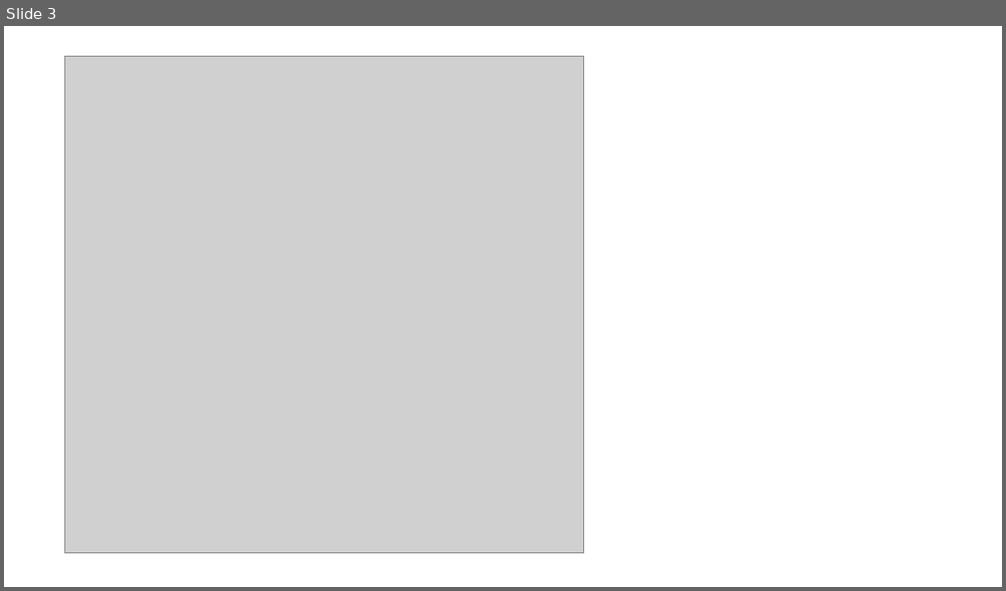
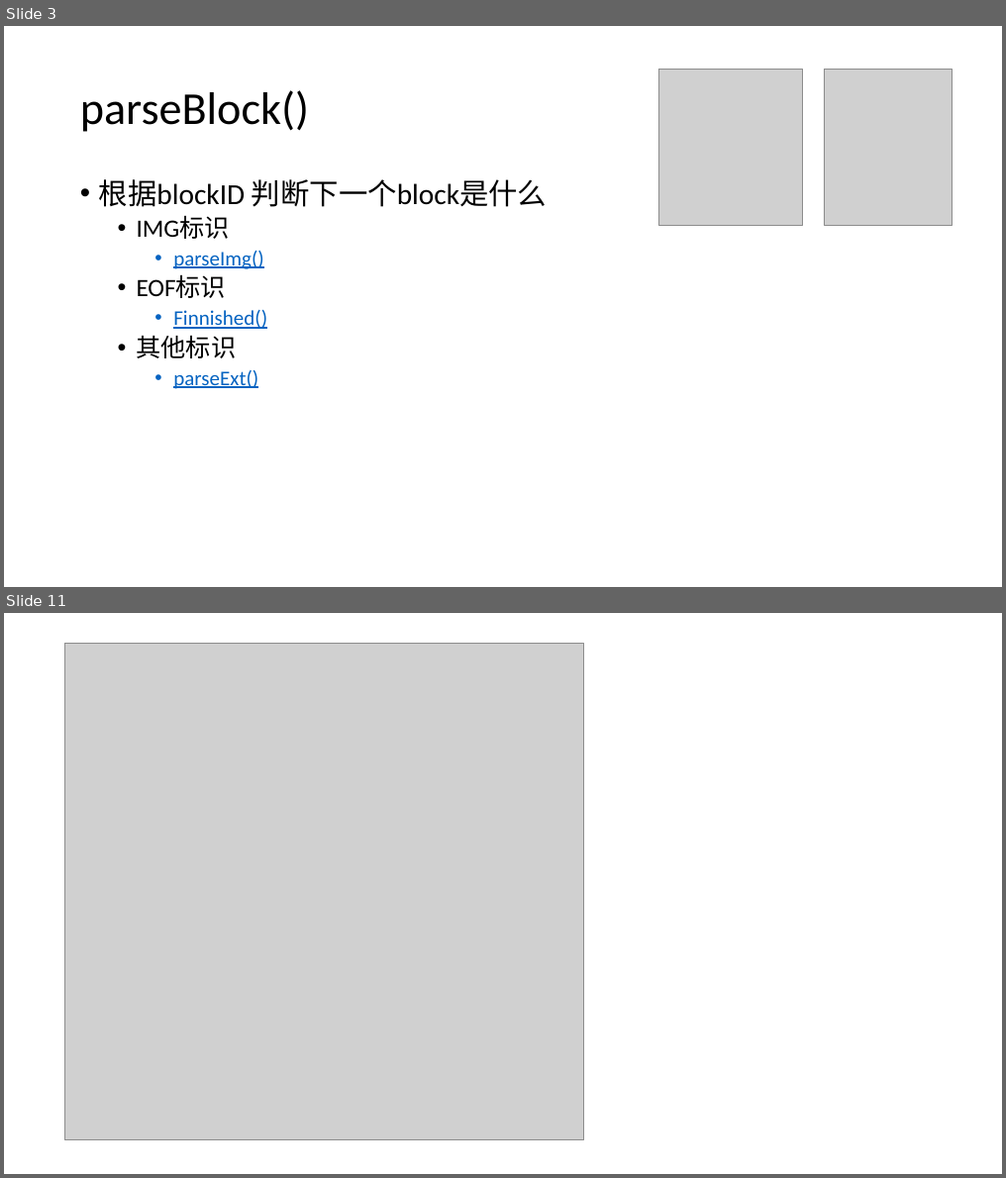
Before and after one commit to philipdeng/gifparse, a slide deck: aboutgif.pptx. Shown one above the other, each under a label of ours: slide 3 before the commit, slides 3 and 11 after it; the slides between them are not shown. The pictures are 1006x591 and 1006x1178 pixels, drawn with LibreOffice and Linux fonts; fonts in the diff are those of the drawing; grey boxes stand for pictures. Boxes give left, top, right and bottom in pixels: in the first picture for what was removed or moved away, otherwise in the second. Text is boxed around its words. In the diff, an @@ line names an element or a change of style, - is before the commit and + after.

```diff
--- a/aboutgif.pptx
+++ b/aboutgif.pptx
@@ slide 3 added at box(4, 26, 1002, 587), background #FFFFFF @@
@@ picture added at box(659, 70, 803, 225) @@
@@ picture added at box(824, 70, 951, 225) @@
@@ title added at box(80, 90, 309, 132), 44 pt, text #000000 @@
+parseBlock()
@@ text added at box(99, 179, 547, 389), 20 pt, text #000000 @@
+• 根据blockID 判断下一个block是什么
+  • IMG标识
+    • parseImg()
+  • EOF标识
+    • Finnished()
+  • 其他标识
+    • parseExt()
@@ what was slide 3 is now slide 11 @@
```
Also in this commit, not shown: 1 slide changed, 11 other slides added, 2 slides removed, 5 other files.
